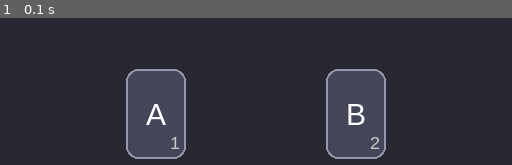
Above: before the commit, frame 1.
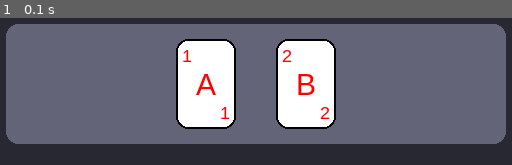
Above: after the commit, the same moment.

Repository: jeomarisaez/pygame-blackjack
Game: pygame game, started from main.py
The game is run twice, just before and just after one commit, with the same random seed, the same clock (stepped at 60 frames per second) and the same inputs.
Inputs:
- Up to frame 1 (0.1 s): no input

The runs differ from the first frame. In frame 1, 82% of the frame differs, in the area x 1-99%, y 4-96%.

Commit message:
feat: created hand slot in pygame

Diff:
--- a/ui/ui.py
+++ b/ui/ui.py
@@ -12,10 +12,18 @@
         self.running = True
 
         # dimensions
+        self.card_width = 60
+        self.card_height = 90
+
         self.screen_width = self.screen.get_width()
         self.screen_height = self.screen.get_height()
-        self.card_width = 60
-        self.card_height = 90
+
+        self.card_x_offset = self.card_width / 2
+        self.card_y_offset = self.card_height / 2
+
+        self.screen_center_x = self.screen_width * 0.5
+        self.screen_center_y = self.screen_height * 0.5
+
 
     def run(self):
         while self.running:
@@ -25,27 +33,48 @@
 
             self.screen.fill((40, 40, 50))
             # creates cards
-            self.show_card("A", 1, (self.screen_width * 0.5 - self.card_width / 2) - 100, self.screen_height * 0.8 - self.card_height / 2)
-            self.show_card("B", 2, (self.screen_width * 0.5 - self.card_width / 2) + 100, self.screen_height * 0.8 - self.card_height / 2)
+            self.display_hand_slot()
+            self.show_card("A", 1, (self.screen_center_x - self.card_x_offset) - 50, self.screen_center_y * 1.5 - self.card_y_offset)
+            self.show_card("B", 2, (self.screen_center_x - self.card_x_offset) + 50, self.screen_center_y * 1.5 - self.card_y_offset)
             # updates screen so that all blipped elements show
             pygame.display.flip()
 
         pygame.quit()
         # sys.exit()
+
+    def display_card(self, suit, rank, x, y, width=60, height=90):
+
+        surface = self.screen
+
+        rect = pygame.Rect(x, y, width, height)
+
+        pygame.draw.rect(surface, (224, 224, 224), rect, border_radius=12)
+
+    def display_hand_slot(self, width=500, height=120):
+        slot_x_offset = width / 2
+        slot_y_offset = height / 2
+
+        surface = self.screen
+
+        rect = pygame.Rect(self.screen_center_x - slot_x_offset, self.screen_center_y * 1.5 - slot_y_offset, width, height)
+        # draw the bg filled card slots
+        pygame.draw.rect(surface, (100, 100, 120), rect, border_radius=12)
+
+
     def show_card(self, letter, number, x, y, width=60, height=90):
 
         surface = self.screen
 
         rect = pygame.Rect(x, y, width, height)
         # draw the bg filled card
-        pygame.draw.rect(surface, (70, 70, 90), rect, border_radius=12)
+        pygame.draw.rect(surface, (255, 255, 255), rect, border_radius=12)
         # draw the outline uptop
-        pygame.draw.rect(surface, (150, 150, 170), rect, 2, border_radius=12)
+        pygame.draw.rect(surface, (0, 0, 0), rect, 2, border_radius=12)
 
         # makes a font that's scaled to card height for the suit
         font = pygame.font.SysFont("Arial", height // 3)
         # render letter as surface
-        letter_surf = font.render(letter, True, (255, 255, 255))
+        letter_surf = font.render(letter, True, (255, 0, 0))
         # position it centered
         letter_rect = letter_surf.get_rect(centerx=rect.centerx, centery=rect.centery)
         # stamp the letter onto screen
@@ -54,8 +83,12 @@
         # makes a font that's scaled to card height for the rank
         small_font = pygame.font.SysFont("Arial", height // 5)
         # render number as surface
-        num_surf = small_font.render(str(number), True, (200, 200, 200))
+        num_surf = small_font.render(str(number), True, (255, 0, 0))
         # position it on the bottom right
-        num_rect = num_surf.get_rect(right=rect.right - 6, bottom=rect.bottom - 6)
+        num_rect_top_left = num_surf.get_rect(left=rect.left + 6, top=rect.top + 6)
+        # position it on the top left
+        num_rect_bottom_right = num_surf.get_rect(right=rect.right - 6, bottom=rect.bottom - 6)
+
         # stamp number onto screen
-        surface.blit(num_surf, num_rect)
+        surface.blit(num_surf, num_rect_bottom_right)
+        surface.blit(num_surf, num_rect_top_left)
